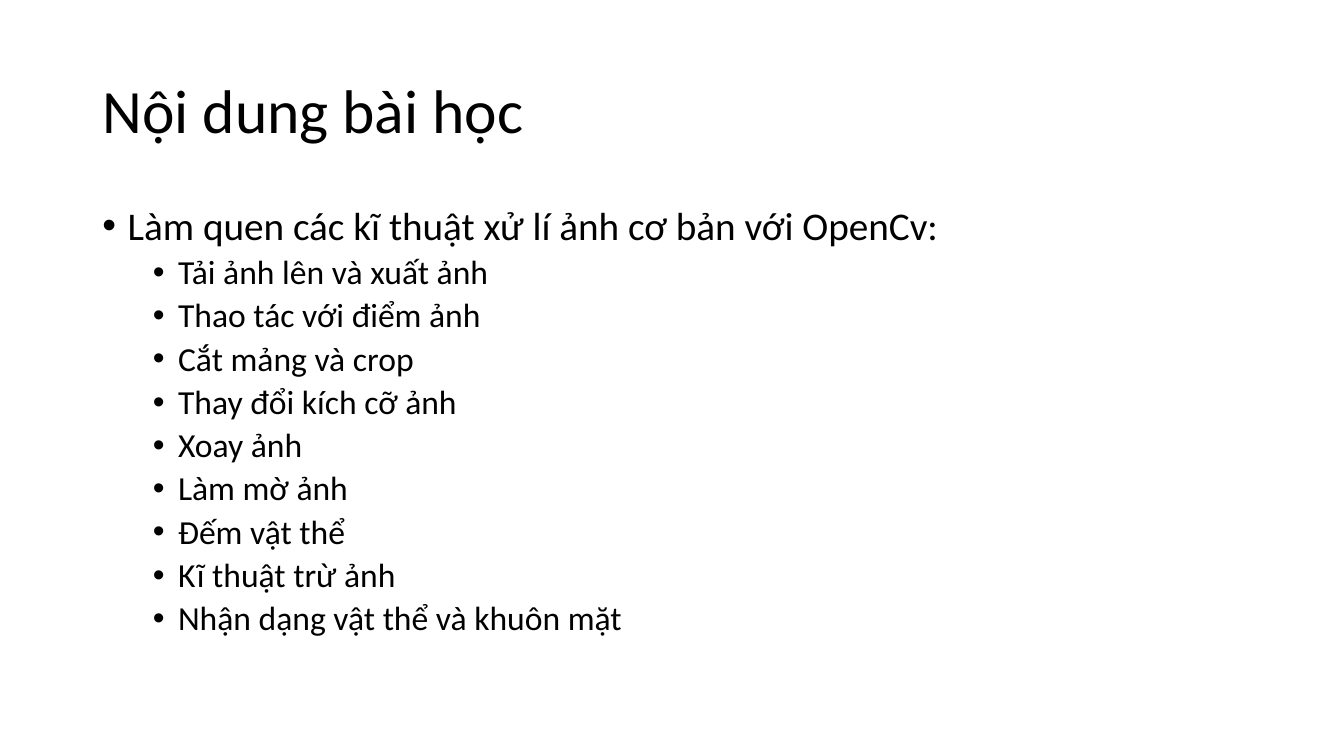
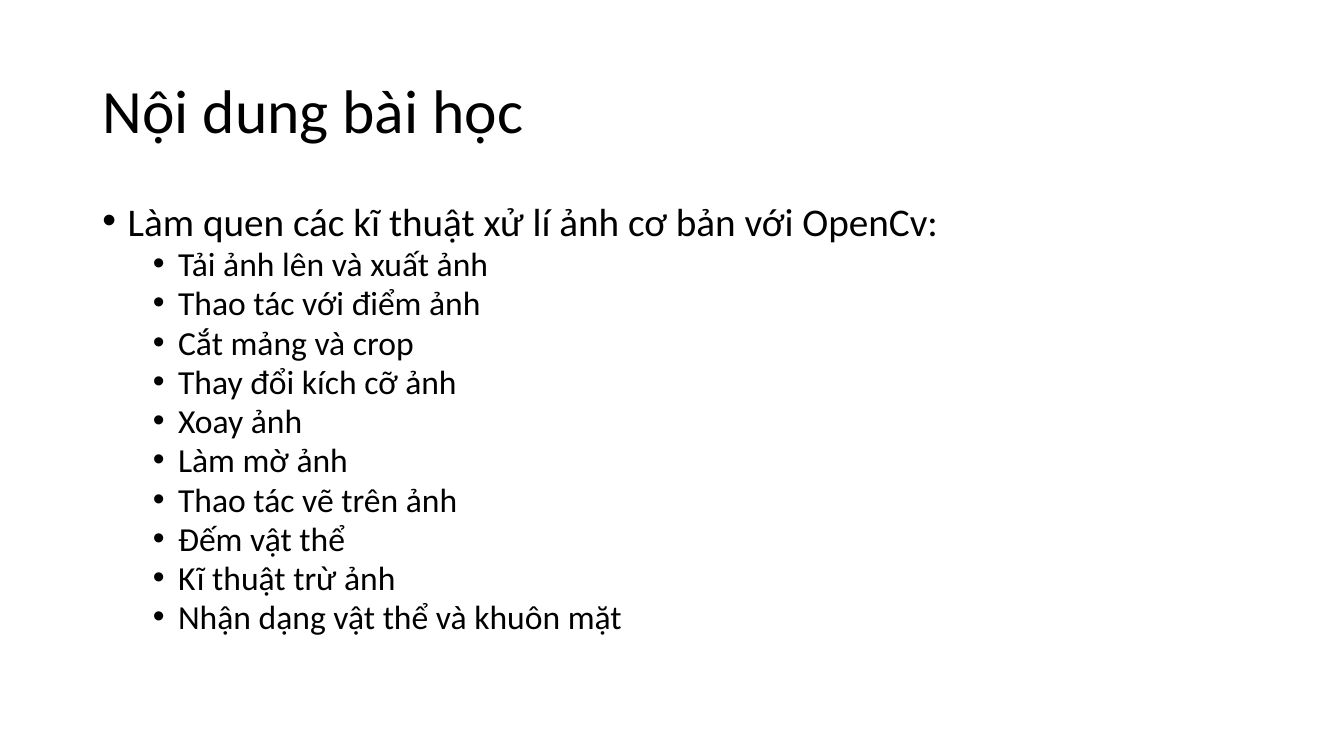
Before and after one commit to levinhhoang16/PyOpenCVCourse, a slide deck: slide 2 of Lecture/OpenCVCoban.pptx. Drawn at 1344x756 pixels with LibreOffice and Linux fonts; fonts in the diff are those of the drawing. Boxes give left, top, right and bottom in pixels: in the first picture for what was removed or moved away, otherwise in the second. Text is boxed around its words. In the diff, an @@ line names an element or a change of style, - is before the commit and + after.

```diff
--- a/Lecture/OpenCVCoban.pptx
+++ b/Lecture/OpenCVCoban.pptx
@@ text at [128,208,938,635]: line spacing 0.9 to 0.8 @@
@@ text at [178,488,457,513]: paragraph added @@
+  • Thao tác vẽ trên ảnh
```
Also in this commit, not shown: 11 slides added, 1 other file.
